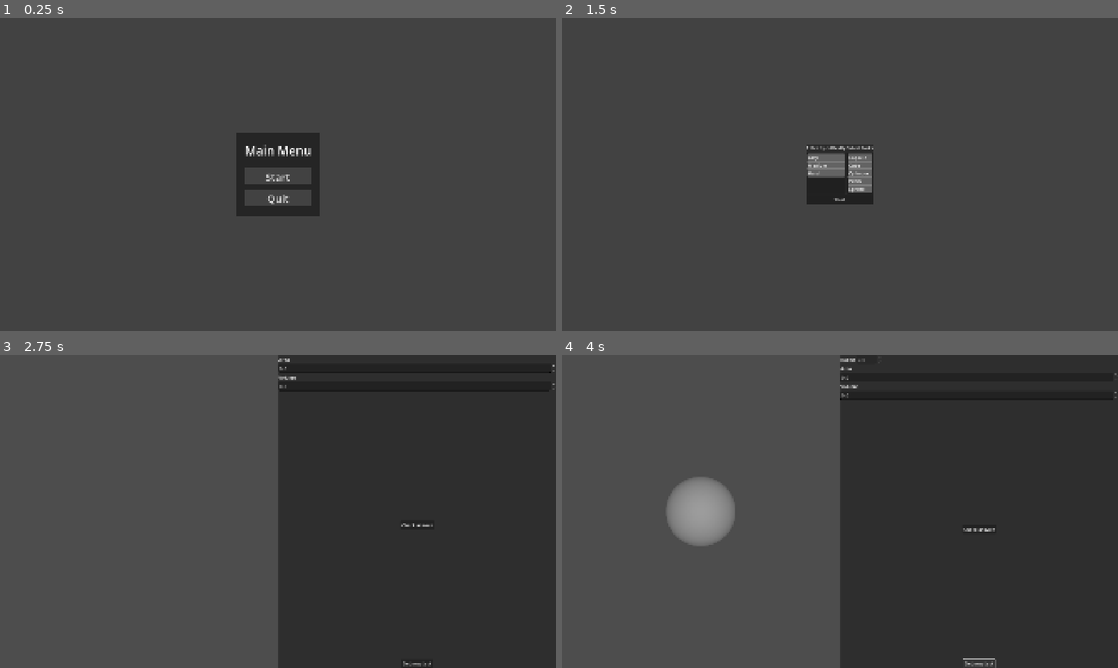
Above: before the commit, frames 1-4 (two rows, left to right).
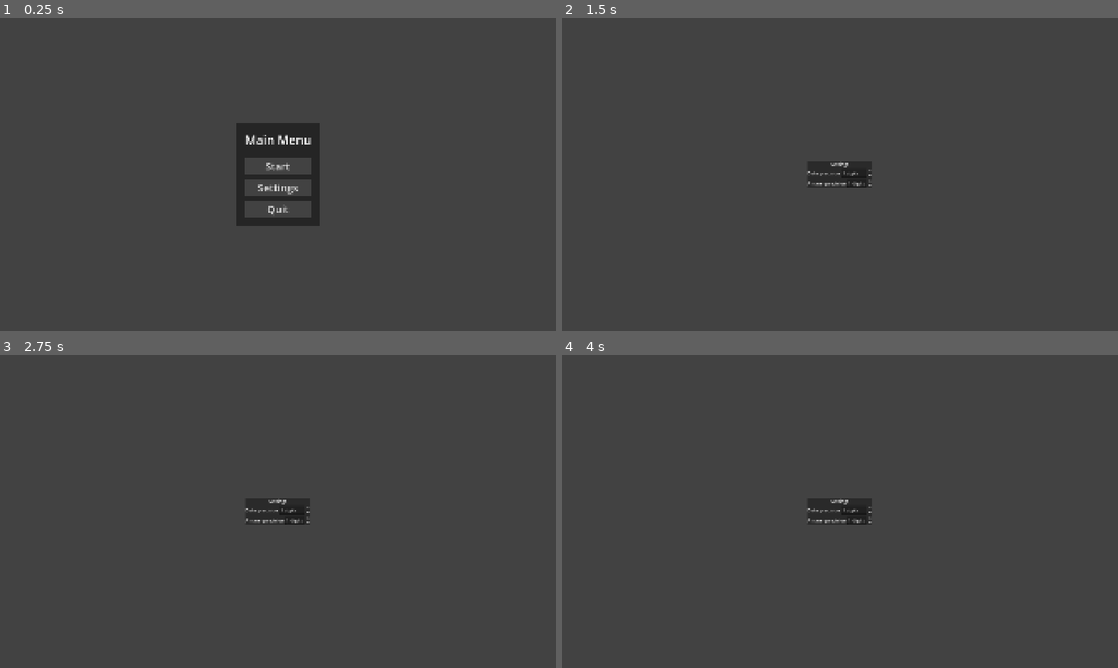
Above: after the commit, the same moments.

Repository: Paraross/geo-app
Game: Godot game, scene res://scenes/main.tscn
The game is run twice, just before and just after one commit, with the same random seed, the same clock (stepped at 60 frames per second) and the same inputs.
Inputs (mouse positions are in pixels of both pictures, inside the frame that each line leads up to):
- Up to frame 1 (0.25 s): no input
- Up to frame 2 (1.5 s): click (840, 187) at 0.5 s, where only the run after the commit has a clickable "Settings"; click (840, 177) at 1.25 s, where only the run before the commit has a clickable "Start"
- Up to frame 3 (2.75 s): click (278, 536) at 2 s, where only the run before the commit has a clickable "Start"
- Up to frame 4 (4 s): click (979, 664) at 2.75 s, where only the run before the commit has a clickable "Get new task"; click (979, 664) at 3.5 s, where only the run before the commit has a clickable "Get new task"

The runs differ from the first frame. In frame 1, 2.8% of the frame differs, in the area x 42-58%, y 33-67%; in frame 2, 1.7%; in frame 3, 3.9%; in frame 4, 5.6%, in the area x 18-100%, y 0-100%.

Commit message:
Create settings menu

Diff:
--- a/scenes/main.tscn
+++ b/scenes/main.tscn
@@ -12,6 +12,7 @@
 current_screen = NodePath("MainMenu")
 
 [node name="TaskScreen" type="HBoxContainer" parent="."]
+visible = false
 anchors_preset = 15
 anchor_right = 1.0
 anchor_bottom = 1.0
@@ -26,7 +27,7 @@
 [node name="ShapeViewport" type="SubViewport" parent="TaskScreen/ShapeViewportContainer"]
 handle_input_locally = false
 size = Vector2i(958, 1080)
-render_target_update_mode = 4
+render_target_update_mode = 0
 
 [node name="ShapeWorld" parent="TaskScreen/ShapeViewportContainer/ShapeViewport" instance=ExtResource("2_0xm2m")]
 
@@ -75,6 +76,7 @@
 text = "Get new task"
 
 [node name="TaskFilterMenu" type="Control" parent="."]
+visible = false
 layout_mode = 3
 anchors_preset = 15
 anchor_right = 1.0
@@ -135,7 +137,76 @@
 layout_mode = 2
 text = "Start"
 
+[node name="SettingsMenu" type="Control" parent="."]
+layout_mode = 3
+anchors_preset = 15
+anchor_right = 1.0
+anchor_bottom = 1.0
+grow_horizontal = 2
+grow_vertical = 2
+
+[node name="Background" type="ColorRect" parent="SettingsMenu"]
+layout_mode = 1
+anchors_preset = 15
+anchor_right = 1.0
+anchor_bottom = 1.0
+offset_top = 1.0
+offset_bottom = 1.0
+grow_horizontal = 2
+grow_vertical = 2
+color = Color(0.26002115, 0.26002115, 0.26002115, 1)
+
+[node name="CenterContainer" type="CenterContainer" parent="SettingsMenu"]
+layout_mode = 1
+anchors_preset = 15
+anchor_right = 1.0
+anchor_bottom = 1.0
+grow_horizontal = 2
+grow_vertical = 2
+
+[node name="PanelContainer" type="PanelContainer" parent="SettingsMenu/CenterContainer"]
+layout_mode = 2
+
+[node name="VBoxContainer" type="VBoxContainer" parent="SettingsMenu/CenterContainer/PanelContainer"]
+layout_mode = 2
+
+[node name="Label" type="Label" parent="SettingsMenu/CenterContainer/PanelContainer/VBoxContainer"]
+layout_mode = 2
+text = "Settings"
+horizontal_alignment = 1
+
+[node name="DataPrecision" type="HBoxContainer" parent="SettingsMenu/CenterContainer/PanelContainer/VBoxContainer"]
+layout_mode = 2
+tooltip_text = "How many digits task values have"
+
+[node name="Label" type="Label" parent="SettingsMenu/CenterContainer/PanelContainer/VBoxContainer/DataPrecision"]
+layout_mode = 2
+text = "Data precision"
+
+[node name="SpinBox" type="SpinBox" parent="SettingsMenu/CenterContainer/PanelContainer/VBoxContainer/DataPrecision"]
+layout_mode = 2
+size_flags_horizontal = 3
+max_value = 6.0
+value = 1.0
+suffix = "digits"
+
+[node name="AnswerPrecision" type="HBoxContainer" parent="SettingsMenu/CenterContainer/PanelContainer/VBoxContainer"]
+layout_mode = 2
+tooltip_text = "How many digits task answers have"
+
+[node name="Label" type="Label" parent="SettingsMenu/CenterContainer/PanelContainer/VBoxContainer/AnswerPrecision"]
+layout_mode = 2
+text = "Answer precision"
+
+[node name="SpinBox" type="SpinBox" parent="SettingsMenu/CenterContainer/PanelContainer/VBoxContainer/AnswerPrecision"]
+layout_mode = 2
+size_flags_horizontal = 3
+max_value = 6.0
+value = 1.0
+suffix = "digits"
+
 [node name="MainMenu" type="Control" parent="."]
+visible = false
 layout_mode = 3
 anchors_preset = 15
 anchor_right = 1.0
@@ -188,6 +259,18 @@
 duration = 0.1
 metadata/_custom_type_script = "uid://c6xlyam5vher4"
 
+[node name="SettingsButton" type="Button" parent="MainMenu/CenterContainer/PanelContainer/VBoxContainer"]
+layout_mode = 2
+text = "Settings"
+
+[node name="AnimationComponent2" type="Node" parent="MainMenu/CenterContainer/PanelContainer/VBoxContainer/SettingsButton"]
+script = ExtResource("4_jyhfs")
+trans_type = 4
+ease_type = 1
+scale_value = Vector2(1.1, 1.1)
+duration = 0.1
+metadata/_custom_type_script = "uid://c6xlyam5vher4"
+
 [node name="QuitButton" type="Button" parent="MainMenu/CenterContainer/PanelContainer/VBoxContainer"]
 layout_mode = 2
 theme = ExtResource("3_sugp2")
@@ -208,4 +291,5 @@
 [connection signal="multi_selected" from="TaskFilterMenu/CenterContainer/PanelContainer/VBoxContainer/GridContainer/DifficultyList" to="TaskFilterMenu" method="_on_difficulty_item_list_multi_selected"]
 [connection signal="pressed" from="TaskFilterMenu/CenterContainer/PanelContainer/VBoxContainer/StartButton" to="." method="_on_task_filter_start_button_pressed"]
 [connection signal="pressed" from="MainMenu/CenterContainer/PanelContainer/VBoxContainer/StartButton" to="." method="_on_main_menu_start_button_pressed"]
+[connection signal="pressed" from="MainMenu/CenterContainer/PanelContainer/VBoxContainer/SettingsButton" to="." method="_on__main_menu_settings_button_pressed"]
 [connection signal="pressed" from="MainMenu/CenterContainer/PanelContainer/VBoxContainer/QuitButton" to="MainMenu/CenterContainer/PanelContainer/VBoxContainer/QuitButton" method="_on_pressed"]
--- a/scripts/main.gd
+++ b/scripts/main.gd
@@ -15,6 +15,8 @@
 @onready var volume_spin_box: SpinBox = task_answer_grid.get_node("VolumeSpinBox")
 
 @onready var task_filter_menu: TaskFilterMenu = $TaskFilterMenu
+
+@onready var settings_menu: Control = $SettingsMenu
 
 func _ready() -> void:
 	make_children_not_visible()
@@ -91,6 +93,11 @@
 	current_screen = task_filter_menu
 
 
+func _on__main_menu_settings_button_pressed() -> void:
+	make_children_not_visible()
+	current_screen = settings_menu
+
+
 func _on_task_filter_start_button_pressed() -> void:
 	var selected_tasks := task_filter_menu.selected_tasks()
 	shape_world.available_tasks = selected_tasks
